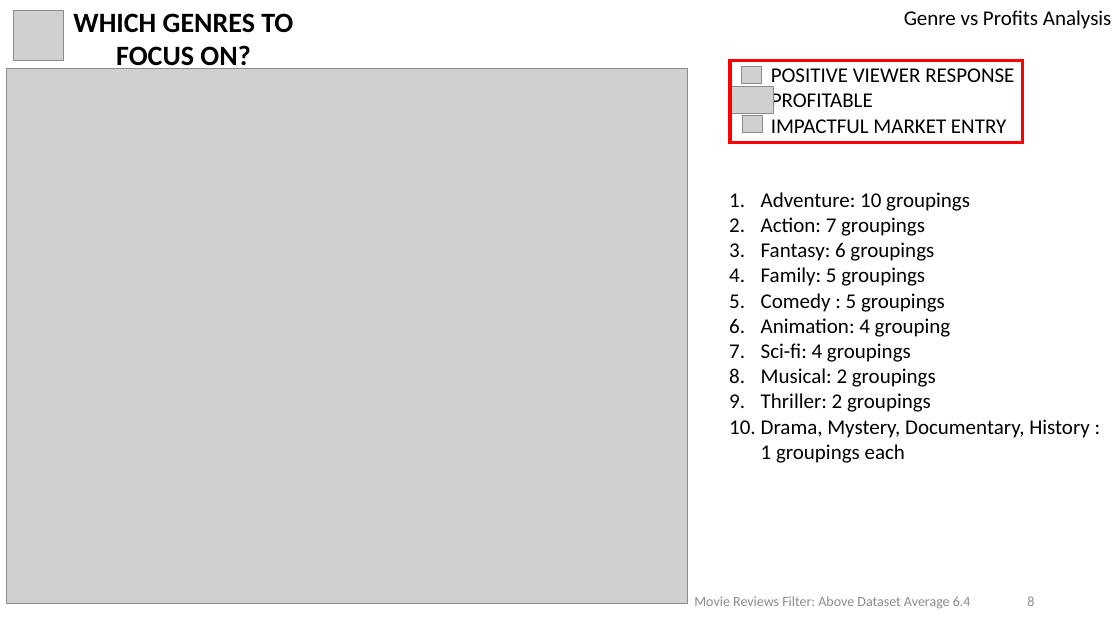
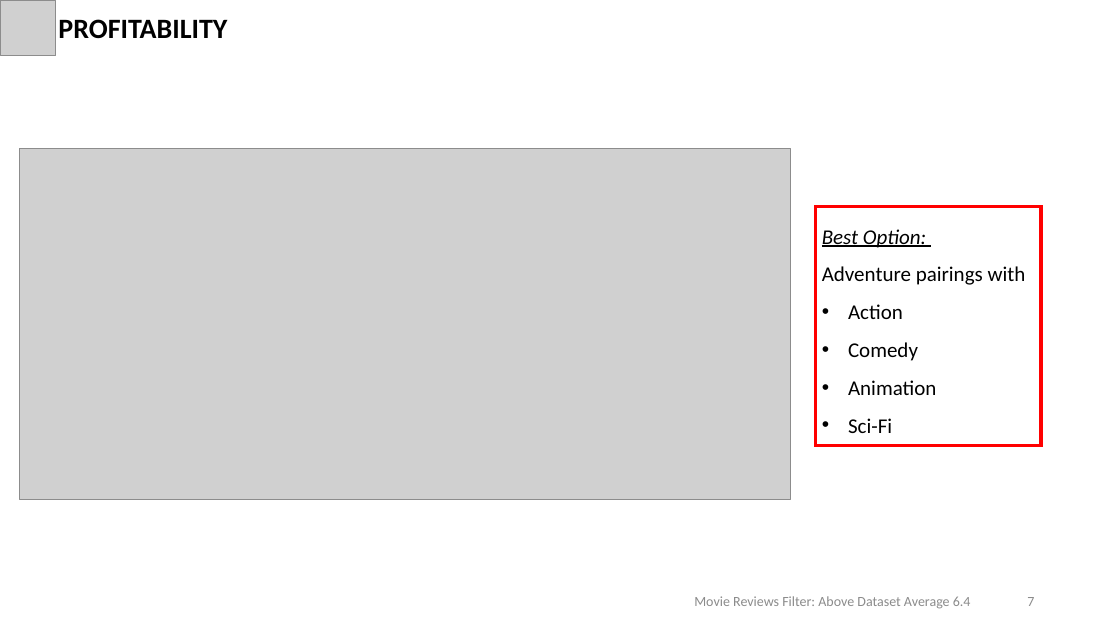
Before and after one commit to shayanabdulkarimkhan/dsc-phase-1-project-v2-4, a slide deck: slide 7 of Microsoft_Studios_Project.pptx (slide 8 before the commit). Drawn at 1120x630 pixels with LibreOffice and Linux fonts; fonts in the diff are those of the drawing; grey boxes stand for pictures. Boxes give left, top, right and bottom in pixels: in the first picture for what was removed or moved away, otherwise in the second. Text is boxed around its words. In the diff, an @@ line names an element or a change of style, - is before the commit and + after.

```diff
--- a/Microsoft_Studios_Project.pptx
+++ b/Microsoft_Studios_Project.pptx
@@ picture: place and size @@
-picture at [13, 11, 63, 60]
+picture at [0, 0, 56, 56]
@@ text added at [58, 19, 227, 38], 24 pt, text #000000, bold @@
+PROFITABILITY
@@ text removed at [73, 13, 293, 72] @@
-WHICH GENRES TO FOCUS ON?
@@ text removed at [904, 10, 1112, 29] @@
-Genre vs Profits Analysis
@@ picture removed at [730, 87, 774, 114] @@
@@ rectangle removed at [730, 60, 1023, 142] @@
@@ picture removed at [742, 66, 762, 84] @@
@@ text removed at [771, 68, 1014, 133] @@
-POSITIVE VIEWER RESPONSE
-PROFITABLE
-IMPACTFUL MARKET ENTRY
@@ picture removed at [743, 115, 763, 133] @@
@@ picture: place and size @@
-picture at [7, 68, 687, 604]
+picture at [19, 149, 791, 500]
@@ text removed at [761, 192, 1090, 463] @@
-1. Adventure: 10 groupings
-2. Action: 7 groupings
-3. Fantasy: 6 groupings
-4. Family: 5 groupings
-5. Comedy : 5 groupings
-6. Animation: 4 grouping
-7. Sci-fi: 4 groupings
-8. Musical: 2 groupings
-9. Thriller: 2 groupings
-10. Drama, Mystery, Documentary, History : 1 groupings each
@@ rectangle added at [816, 207, 1041, 446], outline #FF0000 3 pt @@
@@ text added at [822, 229, 1026, 433], 18 pt, text #000000 @@
+Best Option:
+Adventure pairings with
+• Action
+• Comedy
+• Animation
+• Sci-Fi
@@ page number at [1027, 597, 1034, 606]: text changed @@
-8
+7
```
Also in this commit, not shown: 5 other slides changed, 3 slides added, 1 slide removed, 4 other files.
